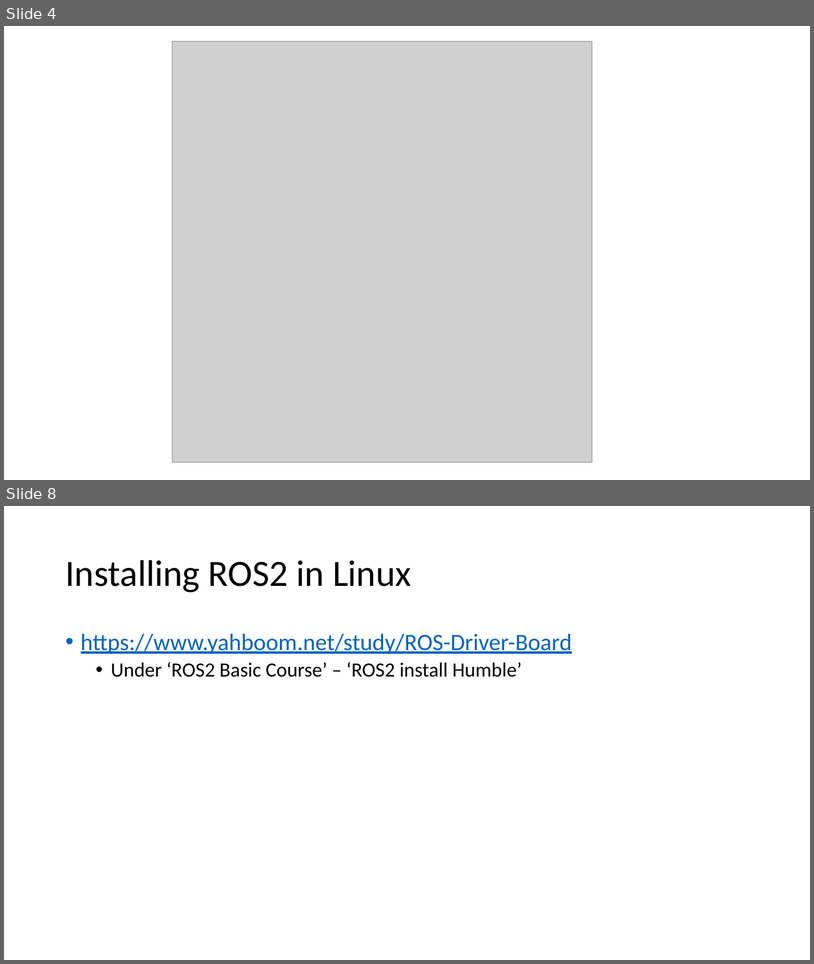
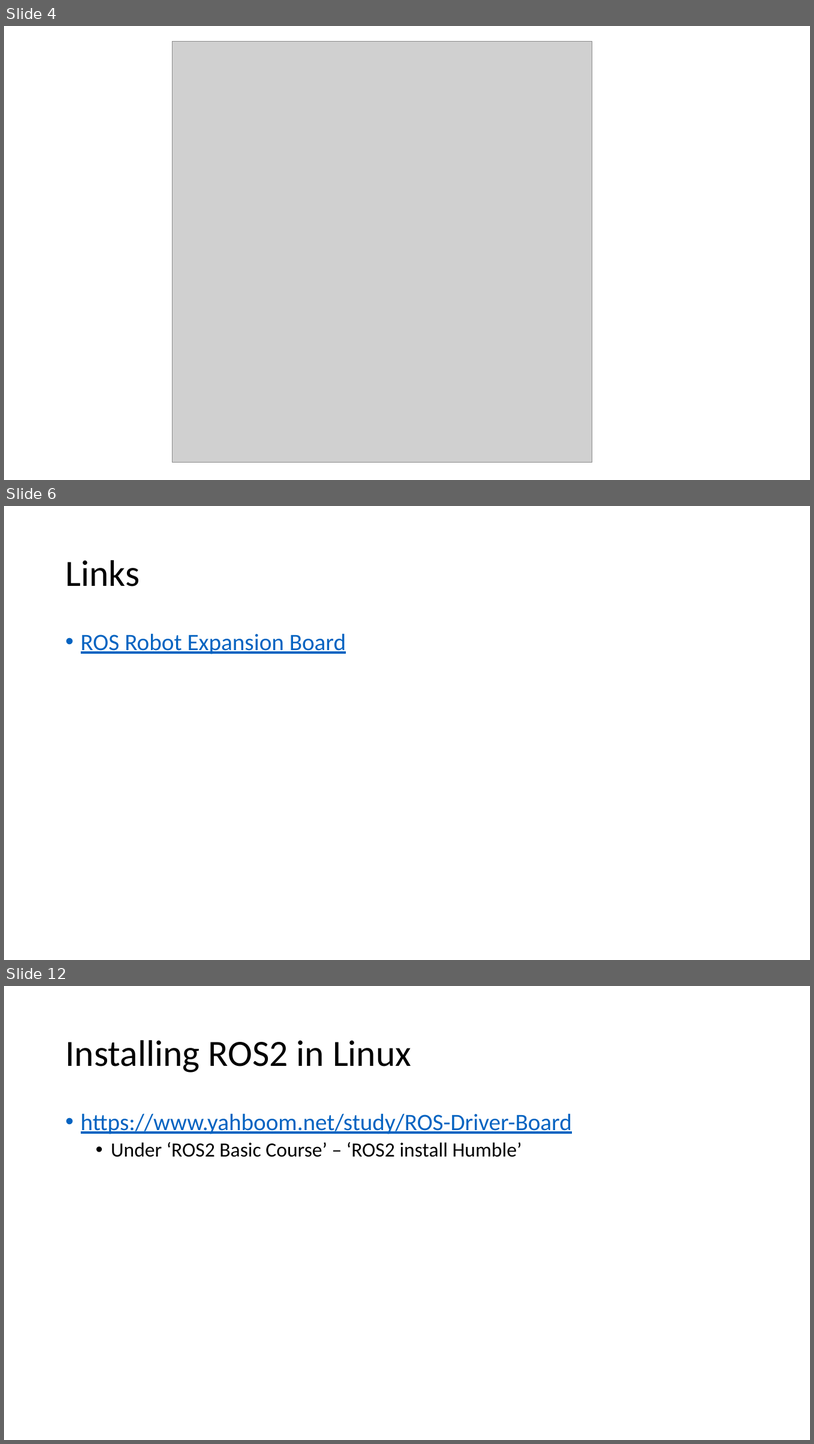
Before and after one commit to gigaprog/p_presentations, a slide deck: embedded/RobotOperatingSystem/Yahboom_ROS2_board.pptx. Shown one above the other, each under a label of ours: slides 4 and 8 before the commit, slides 4, 6 and 12 after it; the slides between them are not shown. The pictures are 814x964 and 814x1444 pixels, drawn with LibreOffice and Linux fonts; fonts in the diff are those of the drawing; grey boxes stand for pictures. Boxes give left, top, right and bottom in pixels: in the first picture for what was removed or moved away, otherwise in the second. Text is boxed around its words. In the diff, an @@ line names an element or a change of style, - is before the commit and + after.

```diff
--- a/embedded/RobotOperatingSystem/Yahboom_ROS2_board.pptx
+++ b/embedded/RobotOperatingSystem/Yahboom_ROS2_board.pptx
@@ slide 6 added at (4, 506, 810, 960), background #FFFFFF @@
@@ title added at (65, 560, 140, 586), 44 pt, text #000000 @@
+Links
@@ text added at (81, 633, 346, 654), 28 pt, text #0563C1, underline @@
+• ROS Robot Expansion Board
@@ what was slide 8 is now slide 12 @@
```
Also in this commit, not shown: 3 slides changed, 3 other slides added.
